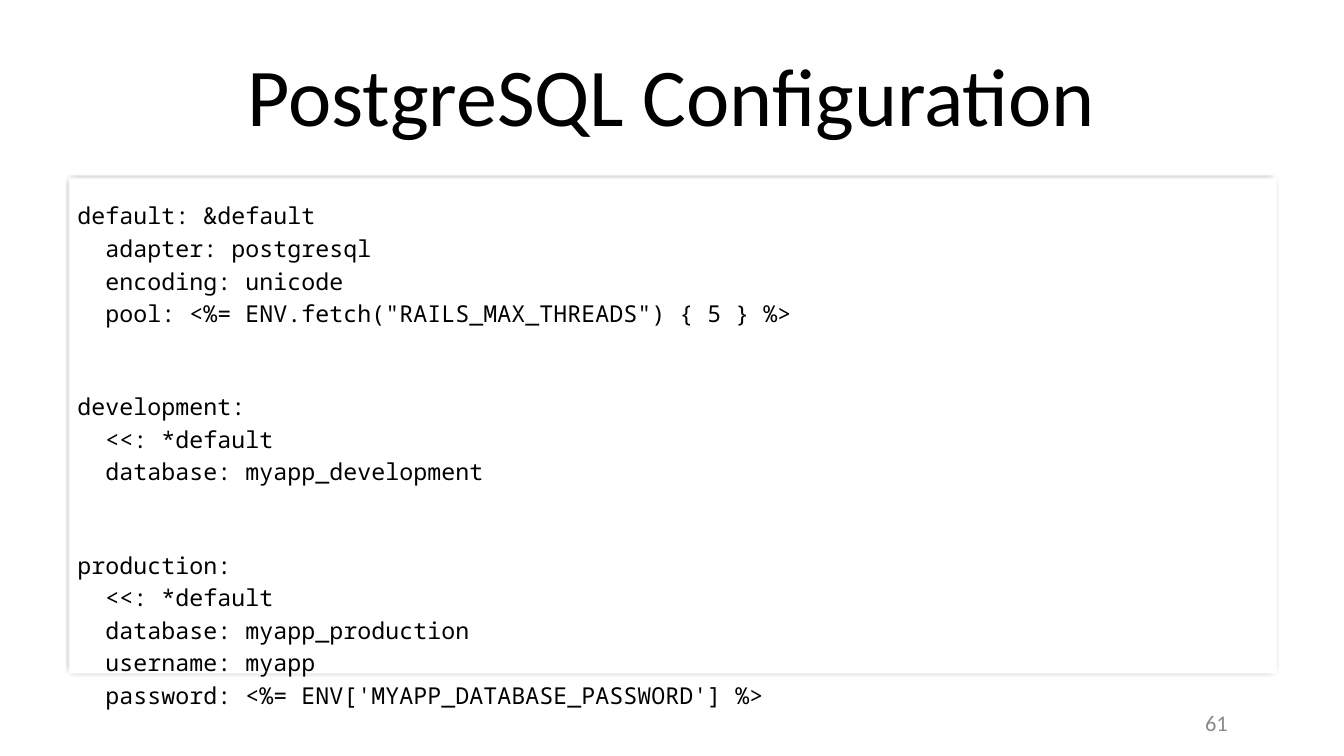
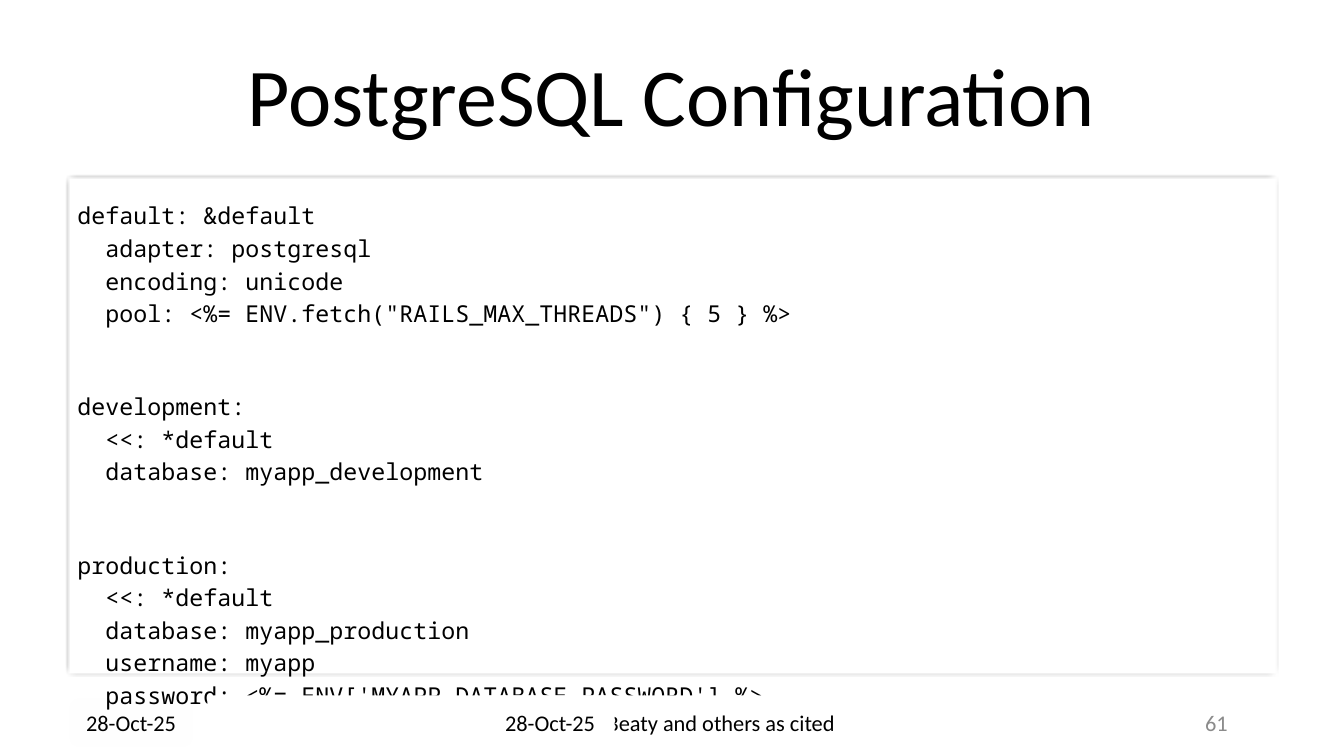
Before and after one commit to drb80/WebAppDev, a slide deck: slide 61 of Slides/Chapter05.pptx. Drawn at 1344x756 pixels with LibreOffice and Linux fonts; fonts in the diff are those of the drawing; background and template pictures are left out. Boxes give left, top, right and bottom in pixels: in the first picture for what was removed or moved away, otherwise in the second. Text is boxed around its words. In the diff, an @@ line names an element or a change of style, - is before the commit and + after.

```diff
--- a/Slides/Chapter05.pptx
+++ b/Slides/Chapter05.pptx
@@ text added at (x1=86, y1=715, x2=176, y2=731), 16 pt, text #000000 @@
+28-Oct-25
@@ text added at (x1=505, y1=715, x2=595, y2=731), 16 pt, text #000000 @@
+28-Oct-25
@@ text added at (x1=552, y1=715, x2=835, y2=735), 16 pt, text #000000 @@
+© Steve Beaty and others as cited
```
Also in this commit, not shown: 68 other slides changed, 1 other file.
